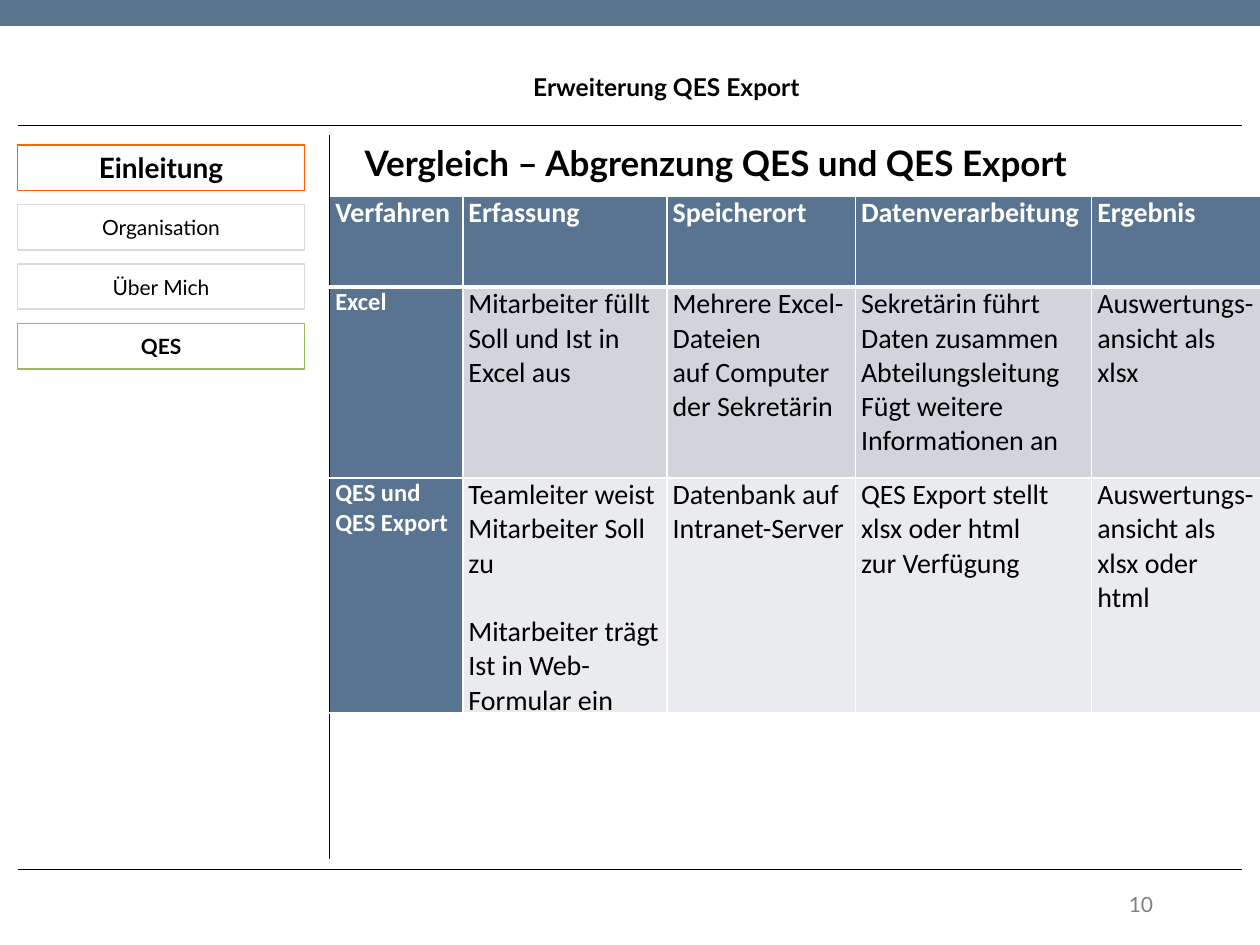
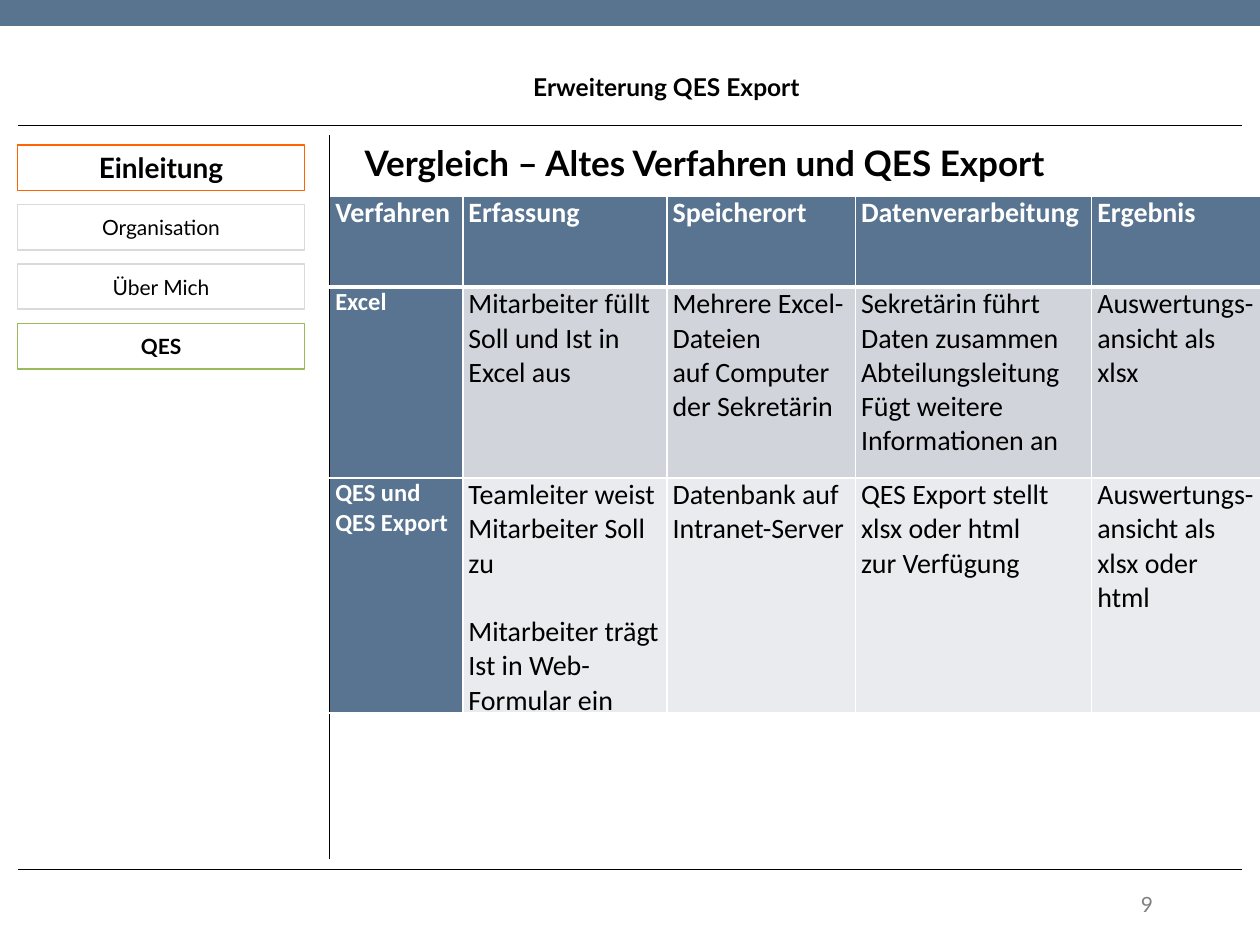
Before and after one commit to TwoHorus/dbExelExportLaravel, a slide deck: slide 9 of DOC/Fachgespraech.pptx (slide 10 before the commit). Drawn at 1260x945 pixels with LibreOffice and Linux fonts; fonts in the diff are those of the drawing; background and template pictures are left out. Boxes give left, top, right and bottom in pixels: in the first picture for what was removed or moved away, otherwise in the second. Text is boxed around its words. In the diff, an @@ line names an element or a change of style, - is before the commit and + after.

Commit message:
Clarification and Spelling

```diff
--- a/DOC/Fachgespraech.pptx
+++ b/DOC/Fachgespraech.pptx
@@ text at (365,150,1045,183): text changed @@
-Vergleich – Abgrenzung QES und QES Export
+Vergleich – Altes Verfahren und QES Export
@@ page number at (1141,897,1153,912): text changed @@
-10
+9
```
Also in this commit, not shown: 4 other slides changed, 2 slides removed.
